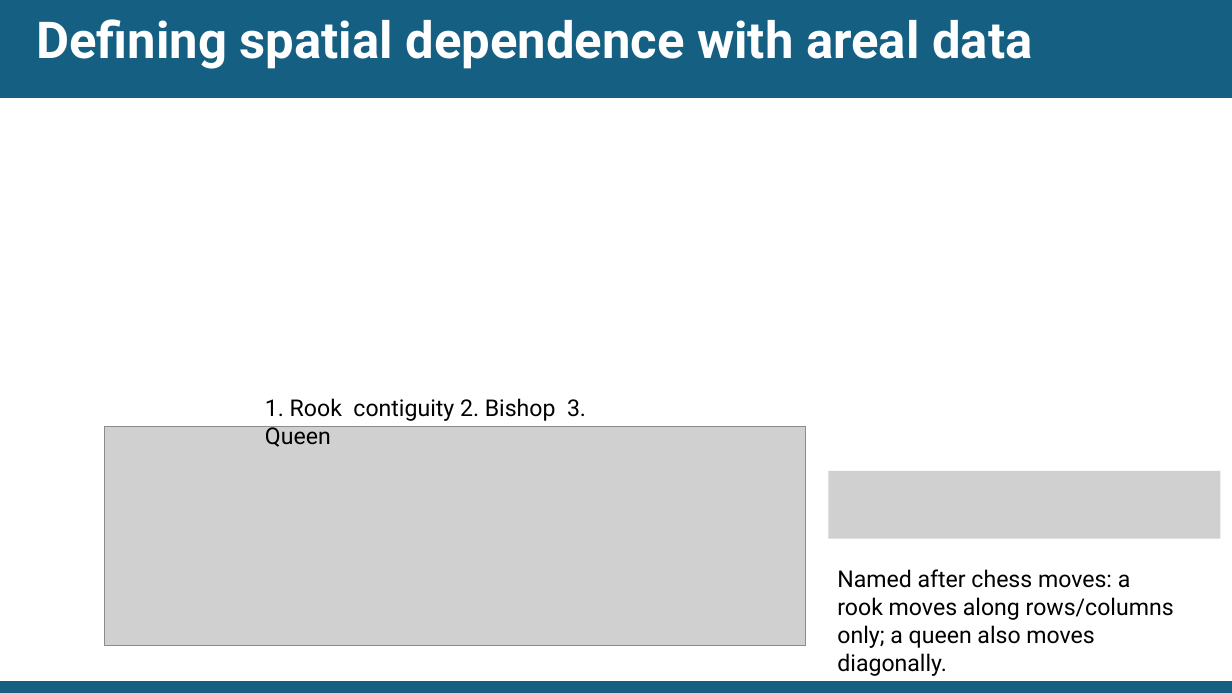
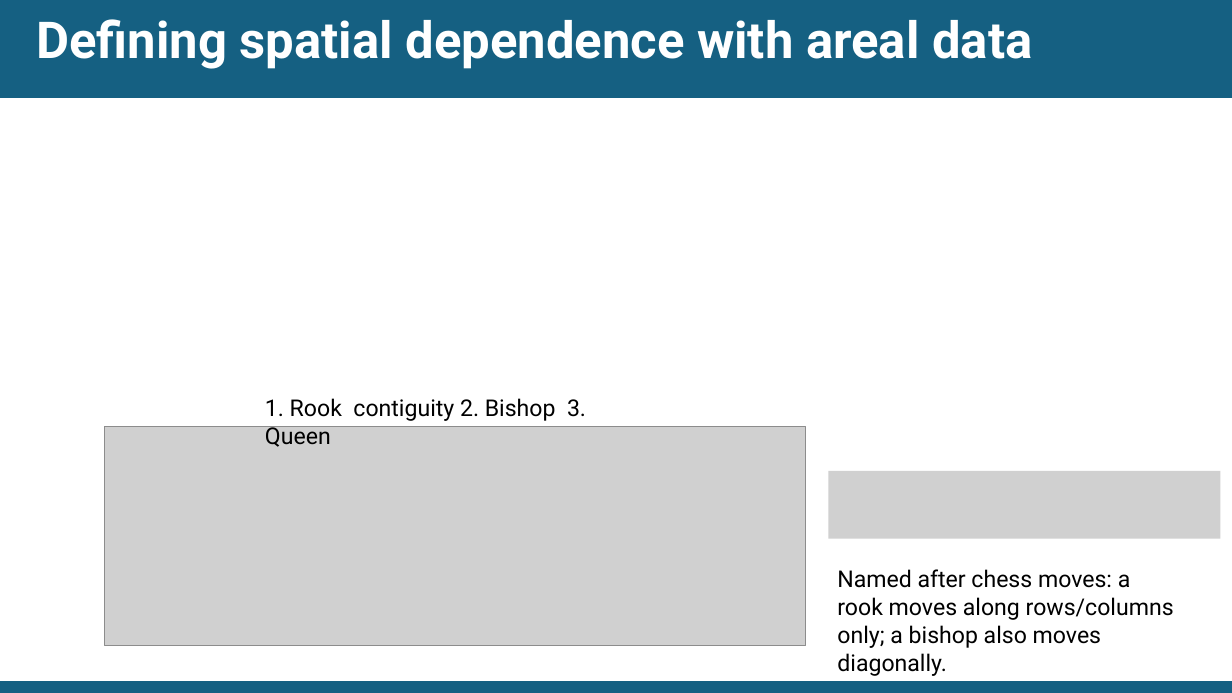
Before and after one commit to EdsonUtazi/CISON_Workshop_Nigeria, a slide deck: slide 6 of Day 1 files/Areal data analysis.pptx. Drawn at 1232x693 pixels with LibreOffice and Linux fonts; fonts in the diff are those of the drawing; grey boxes stand for pictures. Boxes give left, top, right and bottom in pixels: in the first picture for what was removed or moved away, otherwise in the second. Text is boxed around its words. In the diff, an @@ line names an element or a change of style, - is before the commit and + after.

Commit message:
Updated areal data analysis

```diff
--- a/Day 1 files/Areal data analysis.pptx
+++ b/Day 1 files/Areal data analysis.pptx
@@ text at (837,569,1174,648): text changed @@
-Named after chess moves: a rook moves along rows/columns only; a queen also moves diagonally.
+Named after chess moves: a rook moves along rows/columns only; a bishop also moves diagonally.
```
Also in this commit, not shown: 3 other slides changed.
